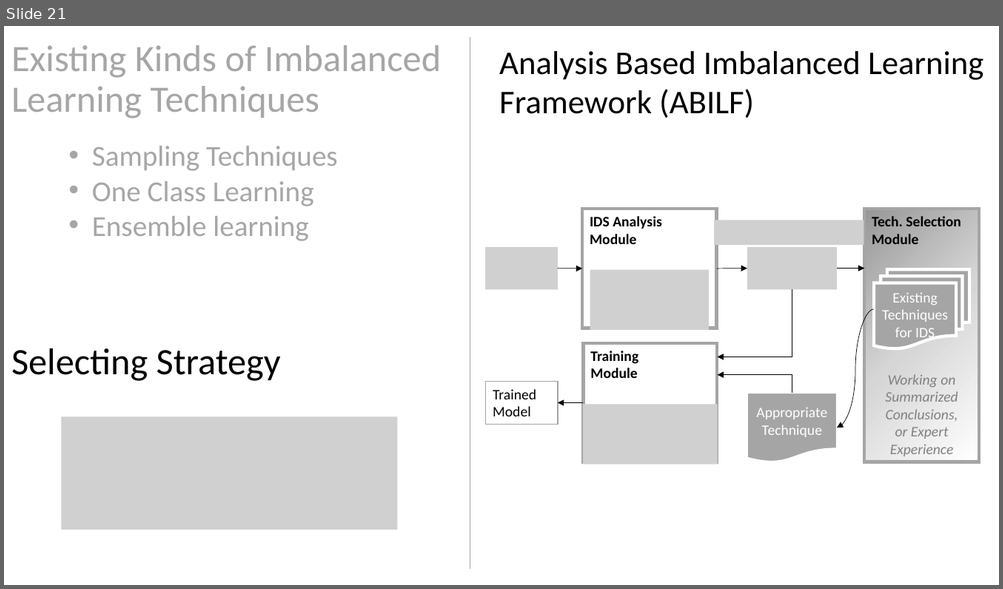
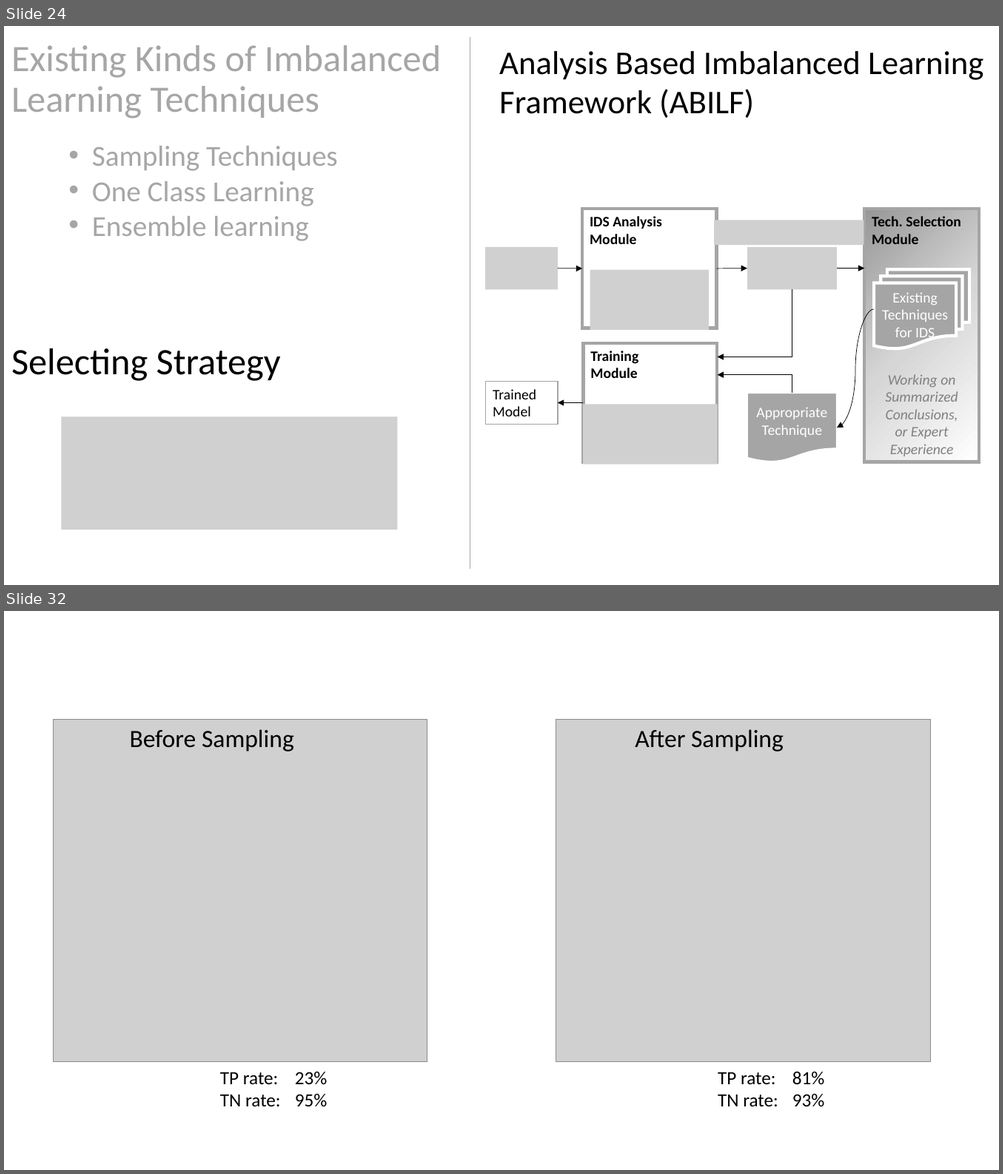
Before and after one commit to RKDSOne/ids, a slide deck: slides&notes/Learning on imbalanced data.pptx. Shown one above the other, each under a label of ours: slide 21 before the commit, slides 24 and 32 after it; the slides between them are not shown. The pictures are 1003x589 and 1003x1174 pixels, drawn with LibreOffice and Linux fonts; fonts in the diff are those of the drawing; grey boxes stand for pictures. Boxes give left, top, right and bottom in pixels: in the first picture for what was removed or moved away, otherwise in the second. Text is boxed around its words. In the diff, an @@ line names an element or a change of style, - is before the commit and + after.

```diff
--- a/slides&notes/Learning on imbalanced data.pptx
+++ b/slides&notes/Learning on imbalanced data.pptx
@@ slide 32 added at (x1=4, y1=611, x2=999, y2=1170), background #FFFFFF @@
@@ picture added at (x1=54, y1=719, x2=428, y2=1062) @@
@@ picture added at (x1=556, y1=719, x2=930, y2=1062) @@
@@ text added at (x1=130, y1=729, x2=294, y2=752), 24 pt, text #000000 @@
+Before Sampling
@@ text added at (x1=634, y1=729, x2=783, y2=752), 24 pt, text #000000 @@
+After Sampling
@@ text added at (x1=220, y1=1072, x2=327, y2=1108), 18 pt, text #000000 @@
+TP rate: 23%
+TN rate: 95%
@@ text added at (x1=717, y1=1071, x2=824, y2=1108), 18 pt, text #000000 @@
+TP rate: 81%
+TN rate: 93%
@@ what was slide 21 is now slide 24 @@
```
Also in this commit, not shown: 7 slides changed, 8 other slides added, 1 slide removed, 5 other files.
